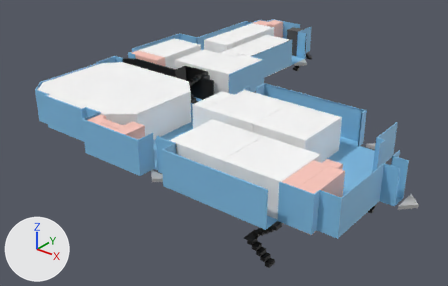
A saved change to the glTF model data/map3DModel/building1/1_1.glb.
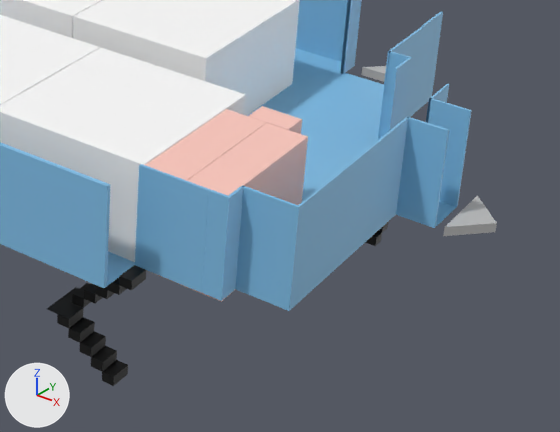
Each version appears first whole from a camera (50 mm lens) standing at (2.52, -2.42, 1.49) and looking at (0.31, 0.34, -0.22), and next in a close-up on the part from 50% to 99% of the width and 41% to 100% of the height. Arrows for +X, +Y and +Z are at lower left; the lights stay in place. Where no turn or scale is listed for an object, it has been applied to the vertices.

Names of what the first close-up shows: '117', '118', 'object', 'transitionTo_2号館_2_1_1_1', 'バリアフリートイレ_1_1', '女子トイレ_1_1_2', '男子トイレ_1_1_2', '端末室1', '端末室2', '階段_1_1_3', '階段_1_1_4'.
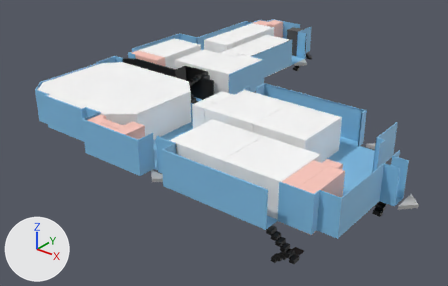
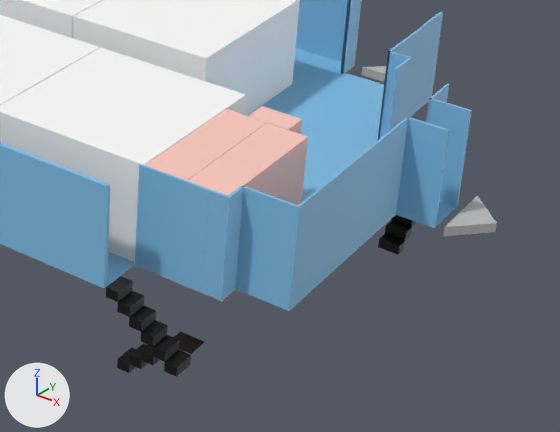
Where the newer file only moved an object's origin or applied its transform, the numbers keep the older frame.

Where the change shows, as pixel boxes [x1, y1, x2, y2] in the close-ups (560 x 432 px):
'階段_1_1_4', moved, turned: before [47, 265, 146, 386]; after [106, 276, 204, 377]
'階段_1_1_3', moved: before [365, 222, 388, 246]; after [378, 215, 417, 255]

The change, as a diff of the scene's bpy script:
```diff
--- a/data/map3DModel/building1/1_1.glb.py
+++ b/data/map3DModel/building1/1_1.glb.py
@@ ob_階段_1_1_3 @@
 ob_階段_1_1_3 = bpy.data.objects.new('階段_1_1_3', me_立方体_018)
-ob_階段_1_1_3.location = (1.434, 0.198, -0.101)
+ob_階段_1_1_3.location = (1.483, 0.198, -0.101)
@@ ob_階段_1_1_4 @@
 ob_階段_1_1_4 = bpy.data.objects.new('階段_1_1_4', me_立方体_024)
-ob_階段_1_1_4.location = (1.214, -0.517, -0.101)
-ob_階段_1_1_4.rotation_euler = (0.0, 0.0, -1.571)  # degrees (0, 0, -90)
+ob_階段_1_1_4.location = (1.332, -0.517, -0.101)
+ob_階段_1_1_4.rotation_euler = (0.0, 0.0, 1.571)  # degrees (0, 0, 90)
 ob_階段_1_1_4.scale = (0.0177, 0.0122, 0.0192)
```
